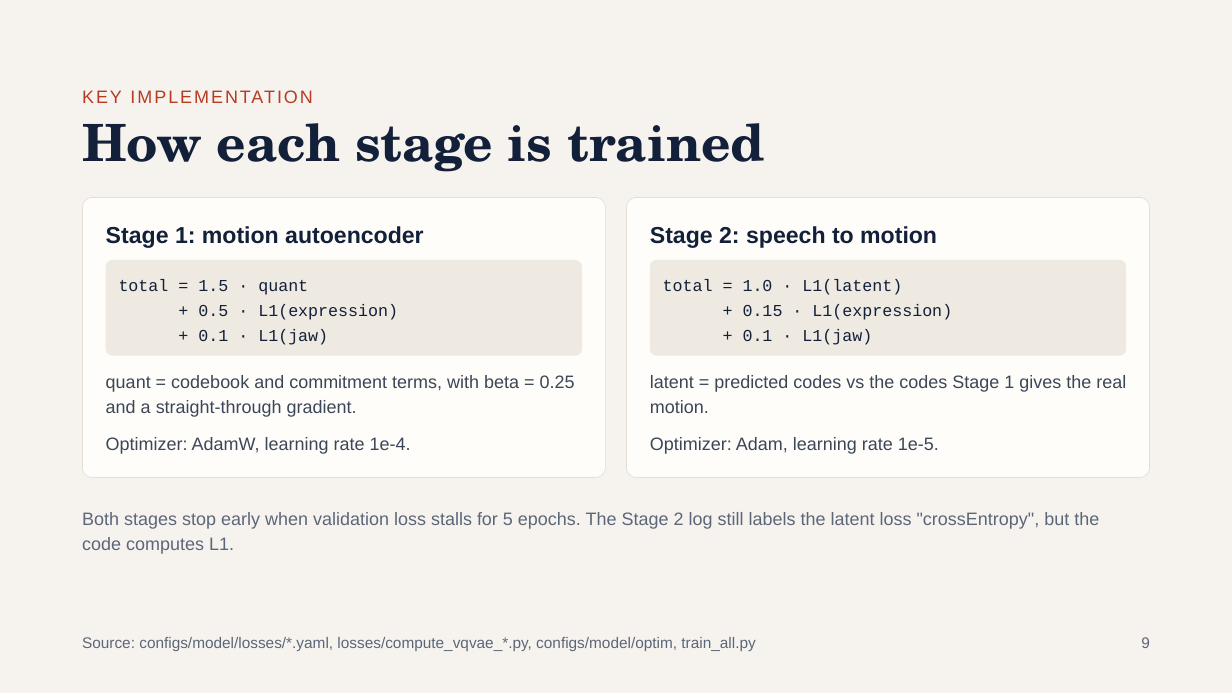
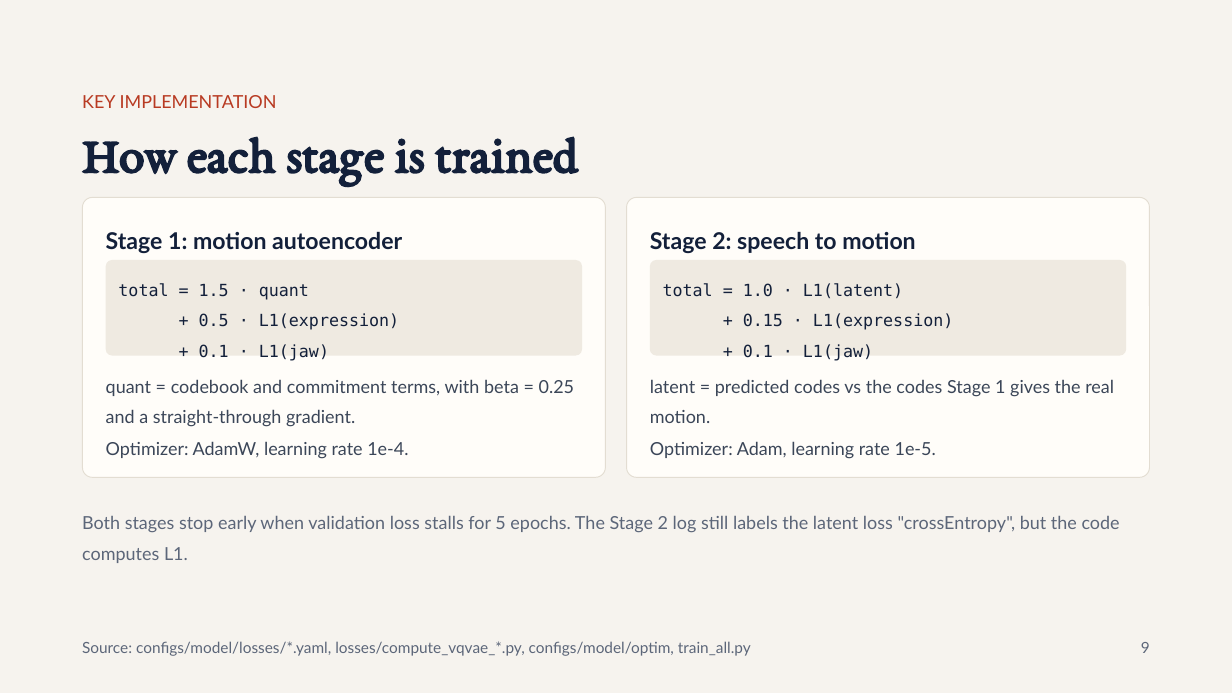
Before and after one commit to jsdmhash/ProbTalk3D, a slide deck: slide 9 of docs/ProbTalk3D Milestone 1 Code Review.pptx. Drawn at 1232x693 pixels with LibreOffice and Linux fonts; fonts in the diff are those of the drawing. Boxes give left, top, right and bottom in pixels: in the first picture for what was removed or moved away, otherwise in the second. Text is boxed around its words. In the diff, an @@ line names an element or a change of style, - is before the commit and + after.

```diff
--- a/docs/ProbTalk3D Milestone 1 Code Review.pptx
+++ b/docs/ProbTalk3D Milestone 1 Code Review.pptx
@@ text "KEY IMPLEMENTATION" at box(82, 95, 277, 108): font Arial to Lato, letter spacing 1.5 to 0 pt; line spacing 19.6pt to 1.4 @@
@@ title "How each stage is trained" at box(82, 136, 578, 185): font TeX Gyre Schola to EB Garamond; line spacing 44pt to 1.1 @@
@@ rounded rectangle at box(82, 198, 605, 478): outline #E3DDD2 0.5 pt to #E3DDD2 0.75 pt @@
@@ rounded rectangle at box(627, 198, 1150, 478): outline #E3DDD2 0.5 pt to #E3DDD2 0.75 pt @@
@@ text "Stage 1: motion autoencoder" at box(106, 231, 402, 253): font Arial to Lato; line spacing 21.6pt to 1.2 @@
@@ text "Stage 2: speech to motion" at box(650, 231, 915, 253): font Arial to Lato; line spacing 21.6pt to 1.2 @@
@@ rounded rectangle "total = 1.5 · quant" at box(105, 260, 582, 355): font Courier New to DejaVu Sans Mono; line spacing 19.5pt to 1.5 @@
@@ rounded rectangle "total = 1.0 · L1(latent)" at box(650, 260, 1127, 355): font Courier New to DejaVu Sans Mono; line spacing 19.5pt to 1.5 @@
@@ font Arial to Lato; line spacing 19.6pt to 1.4 in 5 elements at box(106, 379, 575, 427), box(106, 441, 408, 459), box(650, 379, 1114, 423), box(650, 441, 936, 459), box(82, 516, 1120, 563) @@
@@ text "Source: configs/model/losses/*.yaml, losses/compute_vqvae_*. ..." at box(82, 641, 751, 656): font Arial to Lato; line spacing 16.8pt to 1.4 @@
@@ text "9" at box(1141, 642, 1150, 653): font Arial to Lato; line spacing 16.8pt to 1.4 @@
```
Also in this commit, not shown: 11 other slides changed, 10 other files.
